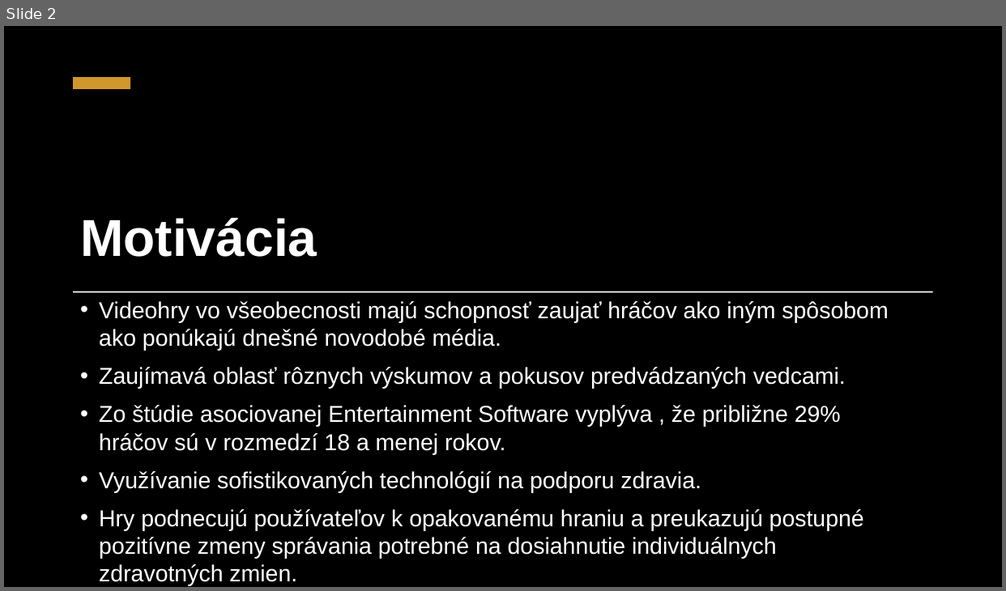
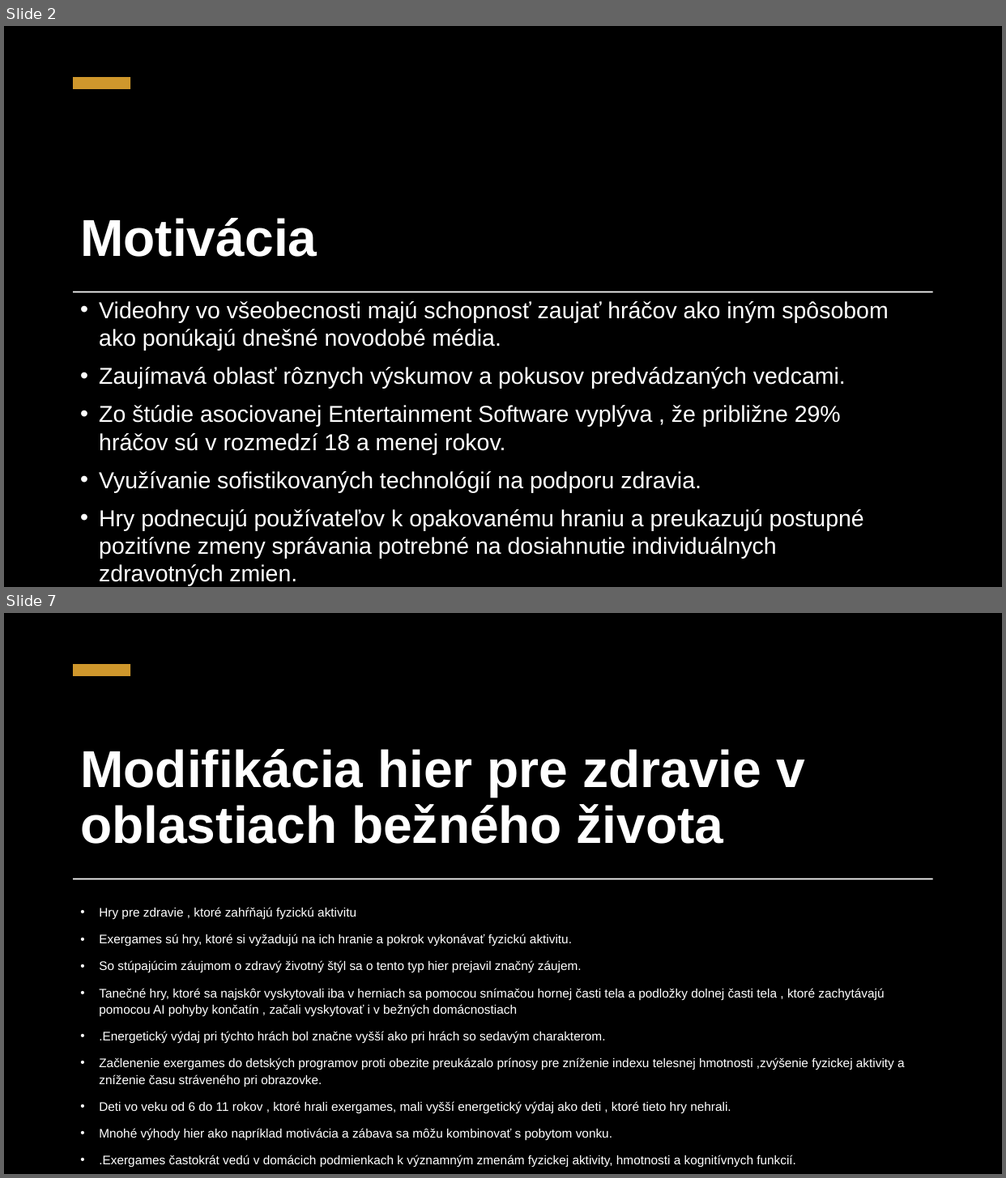
Before and after one commit to K1ko/MIP_Clanok, a slide deck: MIP_Článok_Prezentácia.pptx. Shown one above the other, each under a label of ours: slide 2 before the commit, slides 2 and 7 after it; the slides between them are not shown. The pictures are 1006x591 and 1006x1178 pixels, drawn with LibreOffice and Linux fonts; fonts in the diff are those of the drawing; background and template pictures are left out. Boxes give left, top, right and bottom in pixels: in the first picture for what was removed or moved away, otherwise in the second. Text is boxed around its words. In the diff, an @@ line names an element or a change of style, - is before the commit and + after.

```diff
--- a/MIP_Článok_Prezentácia.pptx
+++ b/MIP_Článok_Prezentácia.pptx
@@ slide 7 added at (4,613,1002,1174), background picture (left out); not listed: 2 template elements that a slide beside it also shows @@
@@ rectangle added at (4,613,1002,1174), fill #000000 @@
@@ rectangle added at (73,664,131,676), fill #CF972C @@
@@ title added at (80,749,805,844), 50 pt, text #FFFFFF, bold @@
+Modifikácia hier pre zdravie v oblastiach bežného života
@@ rectangle added at (73,878,933,879), fill #FFFFFF @@
@@ text added at (99,907,905,1168), 12 pt, text #FFFFFF @@
+• Hry pre zdravie , ktoré zahŕňajú fyzickú aktivitu
+• Exergames sú hry, ktoré si vyžadujú na ich hranie a pokrok vykonávať fyzickú aktivitu.
+• So stúpajúcim záujmom o zdravý životný štýl sa o tento typ hier prejavil značný záujem.
+• Tanečné hry, ktoré sa najskôr vyskytovali iba v herniach sa pomocou snímačou hornej časti tela a podložky dolnej časti tela , ktoré zachytávajú pomocou AI pohyby končatín , začali vyskytovať i v bežných domácnostiach
+• .Energetický výdaj pri týchto hrách bol značne vyšší ako pri hrách so sedavým charakterom.
+• Začlenenie exergames do detských programov proti obezite preukázalo prínosy pre zníženie indexu telesnej hmotnosti ,zvýšenie fyzickej aktivity a zníženie času stráveného pri obrazovke.
+• Deti vo veku od 6 do 11 rokov , ktoré hrali exergames, mali vyšší energetický výdaj ako deti , ktoré tieto hry nehrali.
+• Mnohé výhody hier ako napríklad motivácia a zábava sa môžu kombinovať s pobytom vonku.
+• .Exergames častokrát vedú v domácich podmienkach k významným zmenám fyzickej aktivity, hmotnosti a kognitívnych funkcií.
```
Also in this commit, not shown: 1 slide changed, 5 other slides added, 6 slides removed, 1 other file.
